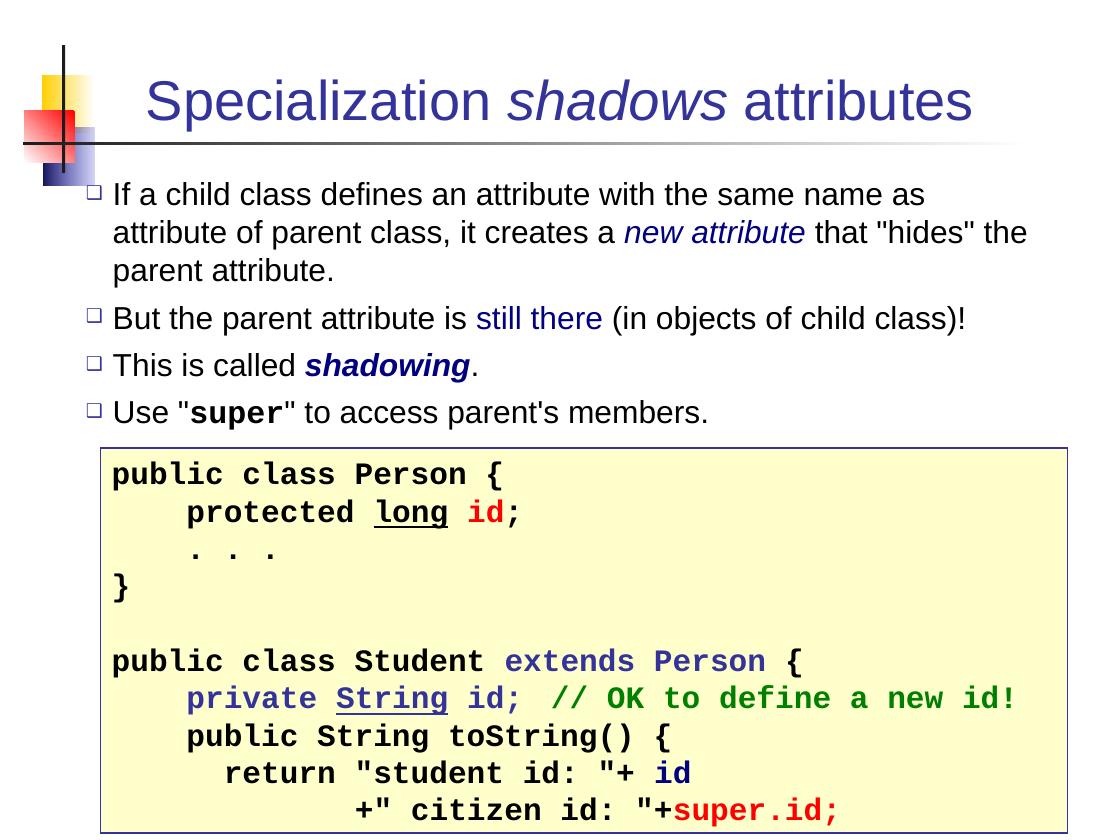
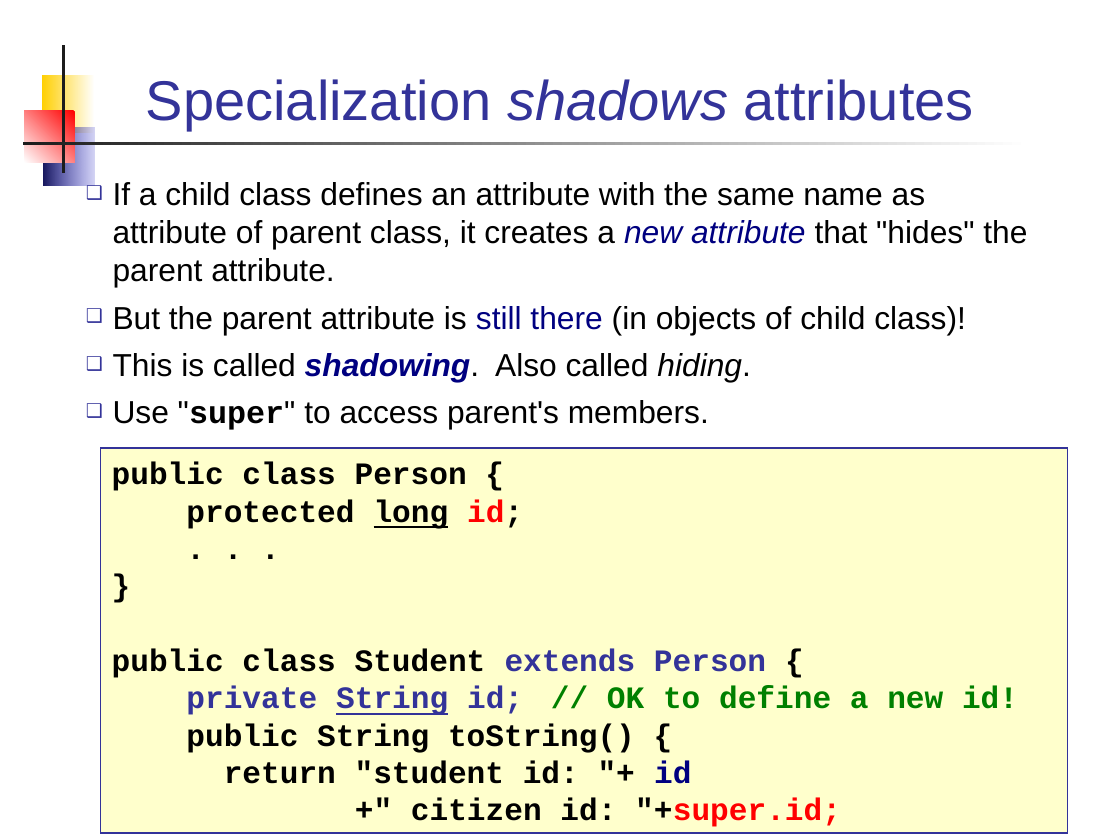
Before and after one commit to skeoop/skeoop.github.io, a slide deck: slide 12 of week4/Inheritance-2-Design.ppt. Drawn at 1120x840 pixels with LibreOffice and Linux fonts; fonts in the diff are those of the drawing. Boxes give left, top, right and bottom in pixels: in the first picture for what was removed or moved away, otherwise in the second. Text is boxed around its words. In the diff, an @@ line names an element or a change of style, - is before the commit and + after.

```diff
--- a/week4/Inheritance-2-Design.ppt
+++ b/week4/Inheritance-2-Design.ppt
@@ text at (113,353,751,382): text changed @@
-❑ This is called shadowing.
+❑ This is called shadowing. Also called hiding.
```
Also in this commit, not shown: 1 other slide changed, 1 slide added, 7 other files.
